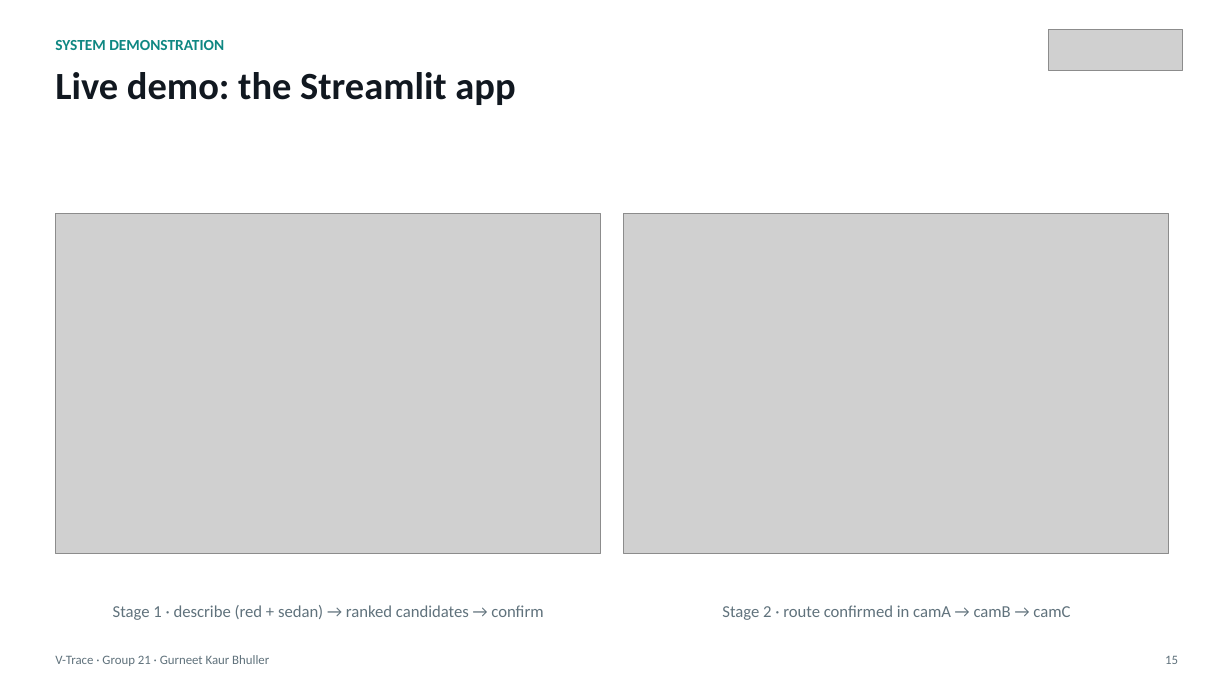
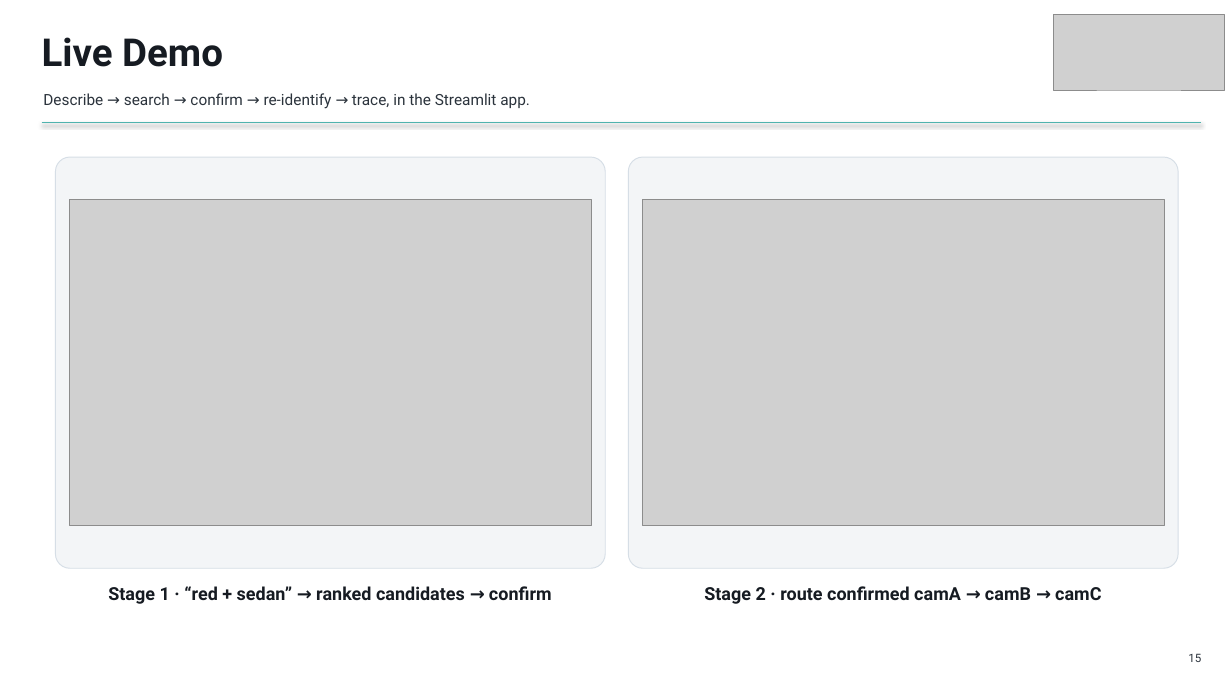
Before and after one commit to GurneetKB/V-Trace, a slide deck: slide 15 of deliverables/V-Trace_Final_Presentation.pptx. Drawn at 1232x693 pixels with LibreOffice and Linux fonts; fonts in the diff are those of the drawing; grey boxes stand for pictures. Boxes give left, top, right and bottom in pixels: in the first picture for what was removed or moved away, otherwise in the second. Text is boxed around its words. In the diff, an @@ line names an element or a change of style, - is before the commit and + after.

```diff
--- a/deliverables/V-Trace_Final_Presentation.pptx
+++ b/deliverables/V-Trace_Final_Presentation.pptx
@@ picture added at box(1054, 15, 1225, 90) @@
@@ text at box(42, 37, 223, 67): text changed; size 12 to 30 pt; font Calibri to Roboto; text colour #0E8782 to #161B22 @@
-SYSTEM DEMONSTRATION
+Live Demo
@@ picture removed at box(1049, 30, 1183, 70) @@
@@ text at box(43, 93, 530, 109): text changed; size 30 to 12 pt; font Calibri to Roboto; text colour #111820 to #2B333C; bold off @@
-Live demo: the Streamlit app
+Describe → search → confirm → re-identify → trace, in the Streamlit app.
@@ line added from (42, 123) to (1202, 123), #4FB3AE 0.75 pt @@
@@ rounded rectangle added at box(55, 157, 605, 568), fill #F3F5F7, outline #D6DEE6 0.75 pt @@
@@ rounded rectangle added at box(628, 157, 1178, 568), fill #F3F5F7, outline #D6DEE6 0.75 pt @@
@@ picture: place and size @@
-picture at box(55, 213, 601, 555)
+picture at box(69, 200, 592, 526)
@@ picture: place and size @@
-picture at box(624, 213, 1169, 555)
+picture at box(642, 200, 1165, 526)
@@ text at box(108, 586, 552, 604): text changed; size 13 to 14 pt; font Calibri to Roboto; text colour #60727C to #161B22; bold on @@
-Stage 1 · describe (red + sedan) → ranked candidates → confirm
+Stage 1 · “red + sedan” → ranked candidates → confirm
@@ text at box(704, 586, 1101, 604): text changed; size 13 to 14 pt; font Calibri to Roboto; text colour #60727C to #161B22; bold on @@
-Stage 2 · route confirmed in camA → camB → camC
+Stage 2 · route confirmed camA → camB → camC
@@ text removed at box(55, 655, 269, 666) @@
-V-Trace · Group 21 · Gurneet Kaur Bhuller
@@ text "15": place and size @@
-text "15" at box(1165, 656, 1178, 664)
+text "15" at box(1188, 653, 1201, 662)
@@ text "15" at box(1188, 653, 1201, 662): size 10 to 9 pt, font Calibri to Roboto, text colour #60727C to #2B333C @@
```
Also in this commit, not shown: 12 other slides changed, 4 slides added, 4 slides removed, 30 other files.
